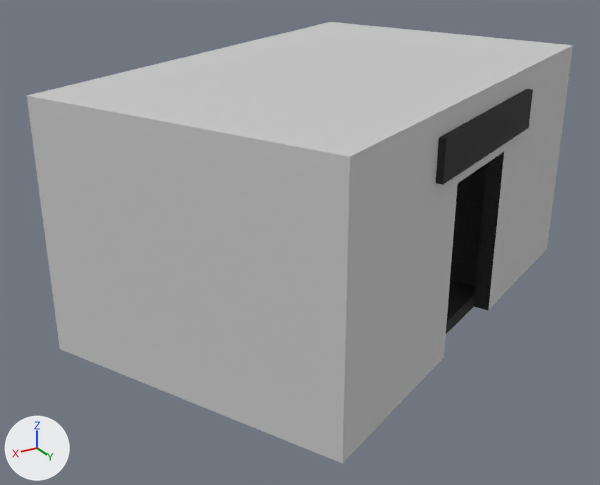
The FBX model Assets/_3D_Assets_/Bernabeu/accesoSalaMejorClub.FBX: old version first, new version second.
One viewpoint serves both versions: a 50 mm camera at (4.1, 6.42, 1.65) aimed at (0.18, -0.1, -1.62). Every picture has the same lights, and +X, +Y and +Z are marked at lower left. Where no turn or scale is listed for an object, it has been applied to the vertices. Vertices at the same position are counted once.

Names of what the first picture shows: 'accesoSalaMejorClub'.
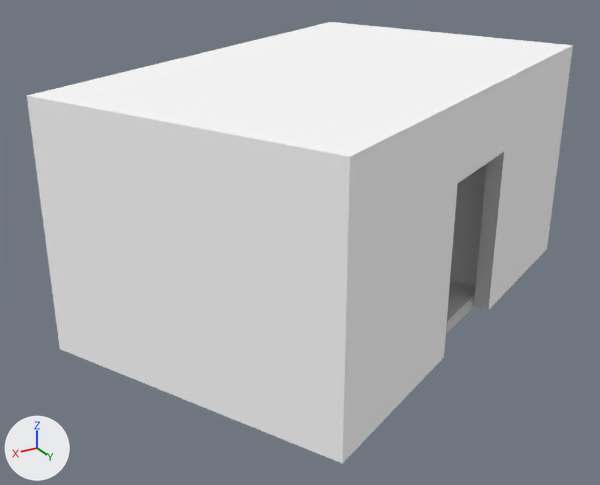
Where the change shows, as pixel boxes (x1, y1, x2, y2) in the pictures (600 x 485 px):
part 1 of me_mesh, deleted (black): before (436, 89, 533, 185)
part 2 of me_mesh, cut back: (27, 22, 573, 334) in both
part 3 of me_mesh, recoloured (black to grey): (450, 152, 504, 310) in both
part 4 of me_mesh, recoloured: (27, 46, 573, 464) in both

Edits to the bpy script that builds the scene:
```text
Add mat_03___default:
    mat_03___default = principled_material('03 - Default')
    mat_03___default.base_color = (0.588, 0.588, 0.588)  # light grey #cacaca
    mat_03___default.roughness = 0.859
Change me_mesh:
    used by ob_accesosalamejorclub; location = (0.0, 0.0, 0.0)
    remove me_mesh.from_pydata(...)  # 47 vertices, 35 faces; spans x -3.01..2.56, y -2.5..2.28, z -2.29..0.08
    add me_mesh.from_pydata(...)  # 25 vertices, 19 faces; spans x -3.01..2.56, y -2.5..2.28, z -2.29..0.08
    me_mesh part 1: the loose piece of 8 vertices spanning x -1.78..0.05, y 0.78..1.75, z -0.49..-0.12 is deleted
    me_mesh part 2
    10 vertices are removed from x -0.88..0.47, y -1.47..1.26, z -2.29..0.08
    19 faces are deleted
    3 new faces join them, mat_02___default (white #ffffff)
    6 new faces join them, mat_03___default (light grey #cacaca)
    me_mesh part 3: 6 faces spanning x -1.54..1.23, y -1.34..1.49, z -2.29..-0.53 switch from mat_01___default (picture img_accesosalamejorclub_png) to mat_03___default (light grey #cacaca)
    me_mesh part 4: 4 faces spanning x -3.01..2.56, y -2.5..2.28, z -2.29..0.08 switch from mat_white (light grey #cacaca) to mat_02___default (white #ffffff)
```
